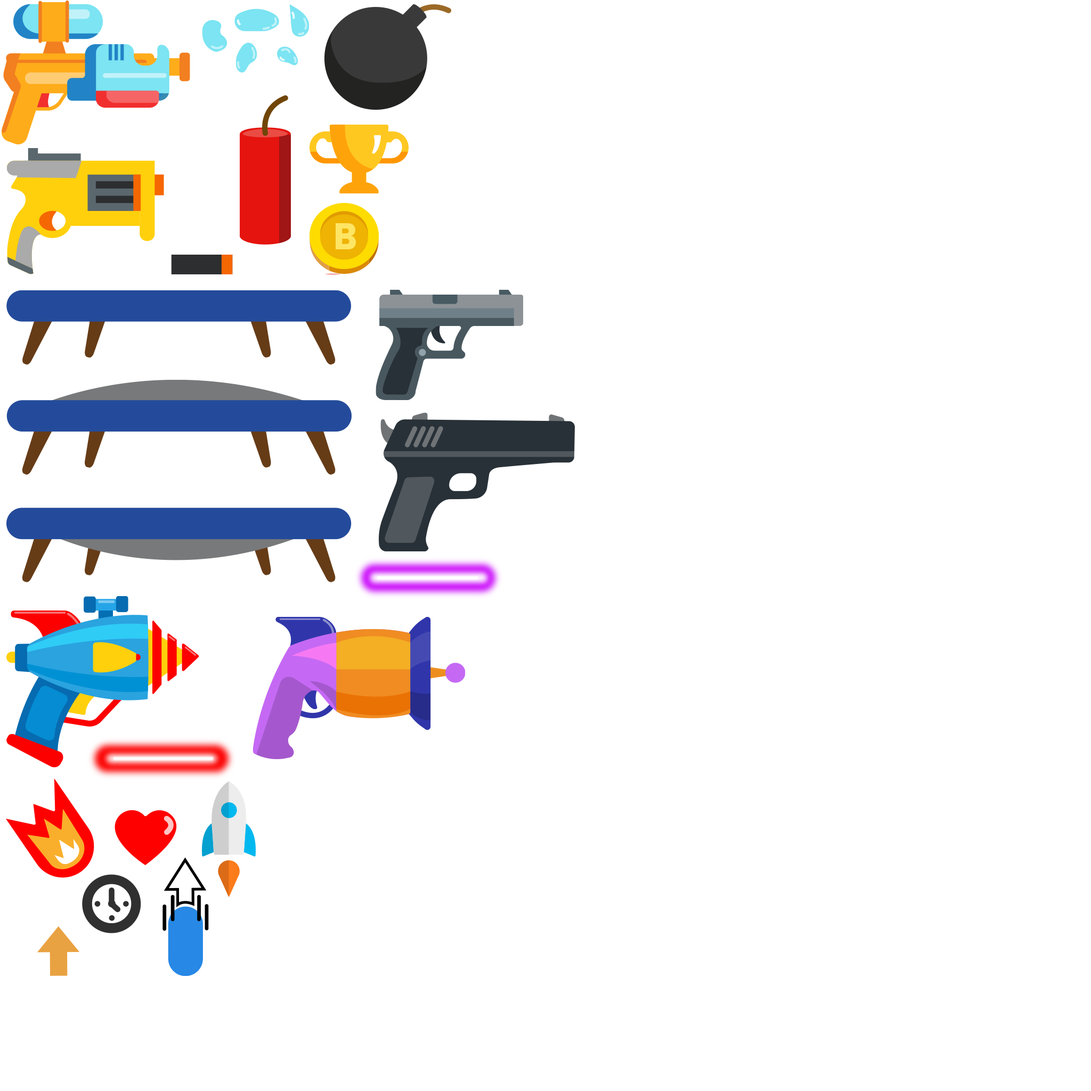
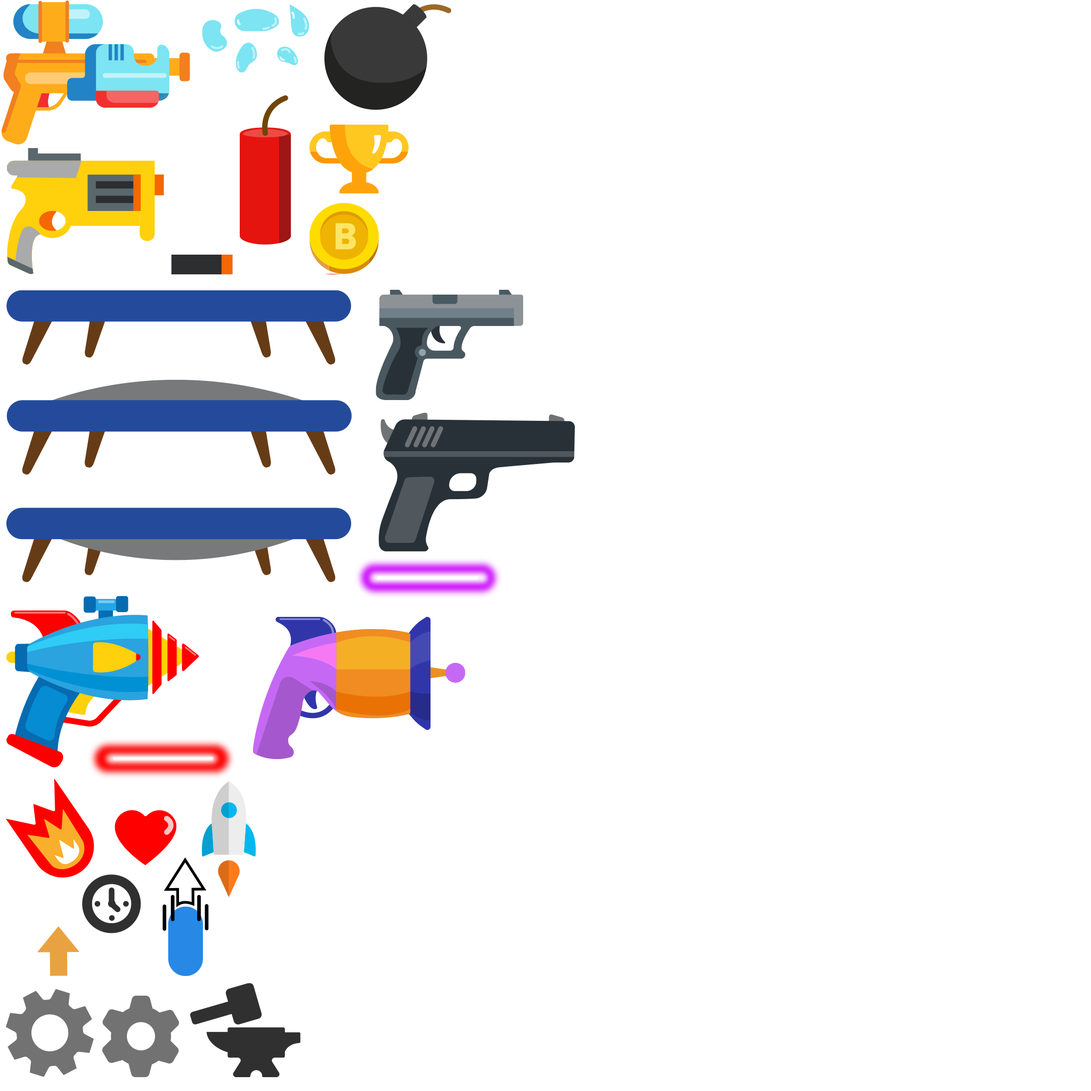
Two versions of the same layered image (1091x1091). Layer-by-layer changes:
added layer "anvil" above "gear wheel" over 190, 983, 301, 1078
added layer "gear wheel" above "guns" over 5, 989, 180, 1078
